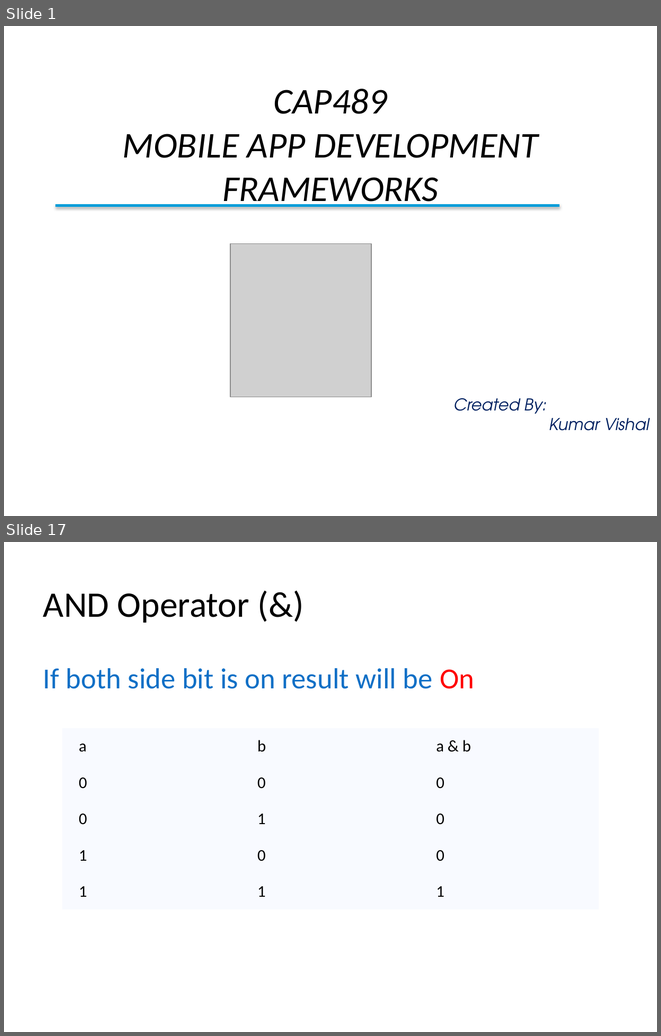
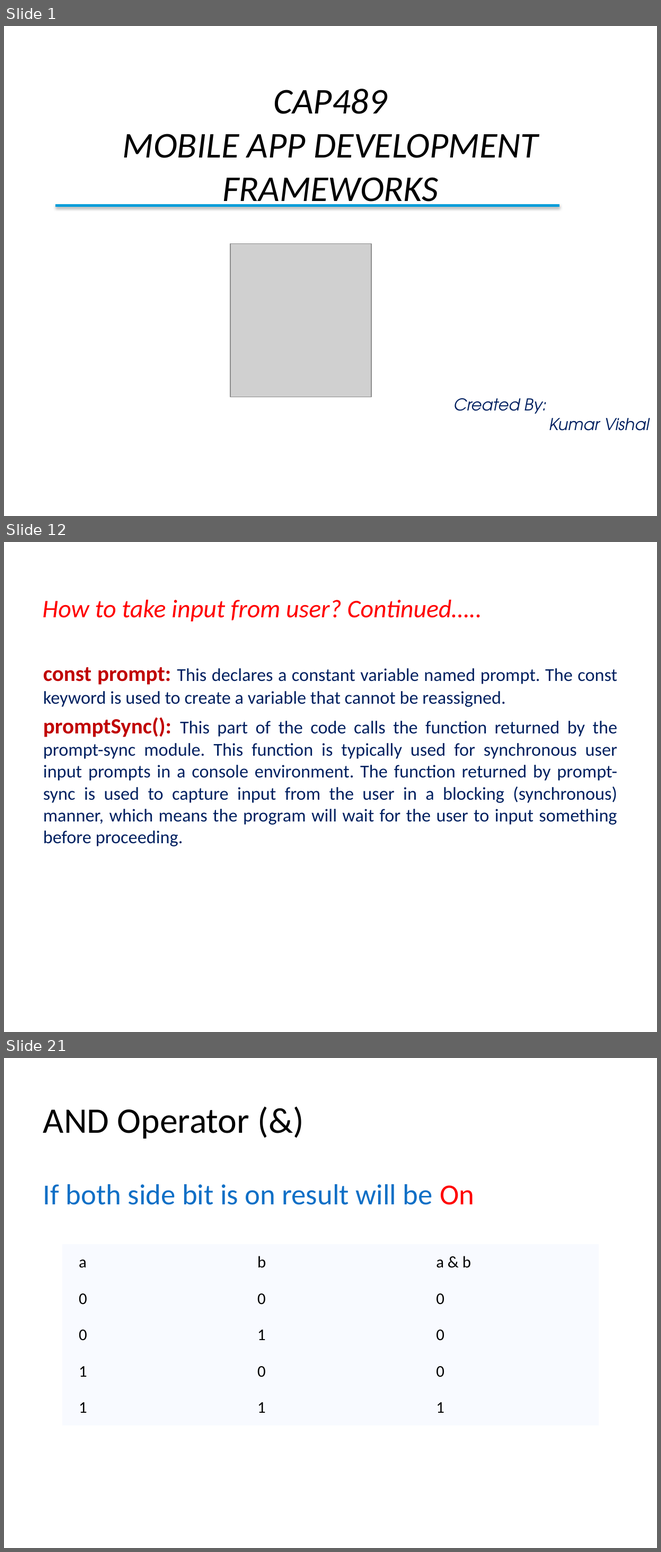
Before and after one commit to vishalamc/CAP489, a slide deck: typescriptVariablesTypesCntrolStructure.pptx. Shown one above the other, each under a label of ours: slides 1 and 17 before the commit, slides 1, 12 and 21 after it; the slides between them are not shown. The pictures are 661x1036 and 661x1552 pixels, drawn with LibreOffice and Linux fonts; fonts in the diff are those of the drawing; grey boxes stand for pictures; background and template pictures are left out. Boxes give left, top, right and bottom in pixels: in the first picture for what was removed or moved away, otherwise in the second. Text is boxed around its words. In the diff, an @@ line names an element or a change of style, - is before the commit and + after.

```diff
--- a/typescriptVariablesTypesCntrolStructure.pptx
+++ b/typescriptVariablesTypesCntrolStructure.pptx
@@ slide 12 added at (4, 542, 657, 1032), background #FFFFFF @@
@@ title added at (42, 599, 482, 622), 28 pt, text #FF0000, italic @@
+How to take input from user? Continued…..
@@ text added at (43, 667, 617, 846), 20 pt, text #002060 @@
+const prompt: This declares a constant variable named prompt. The const keyword is used to create a variable that cannot be reassigned.
+promptSync(): This part of the code calls the function returned by the prompt-sync module. This function is typically used for synchronous user input prompts in a console environment. The function returned by prompt-sync is used to capture input from the user in a blocking (synchronous) manner, which means the program will wait for the user to input something before proceeding.
@@ what was slide 17 is now slide 21 @@
```
Also in this commit, not shown: 26 slides changed, 4 other slides added, 2 slides removed, 5 other files.
